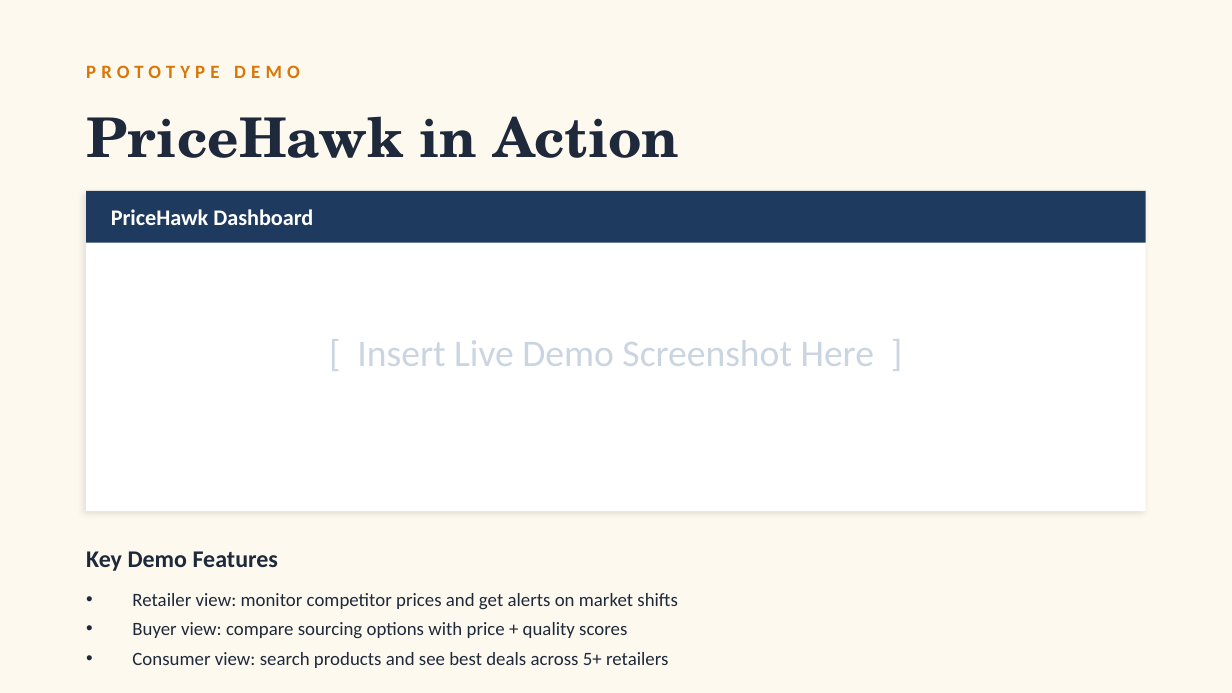
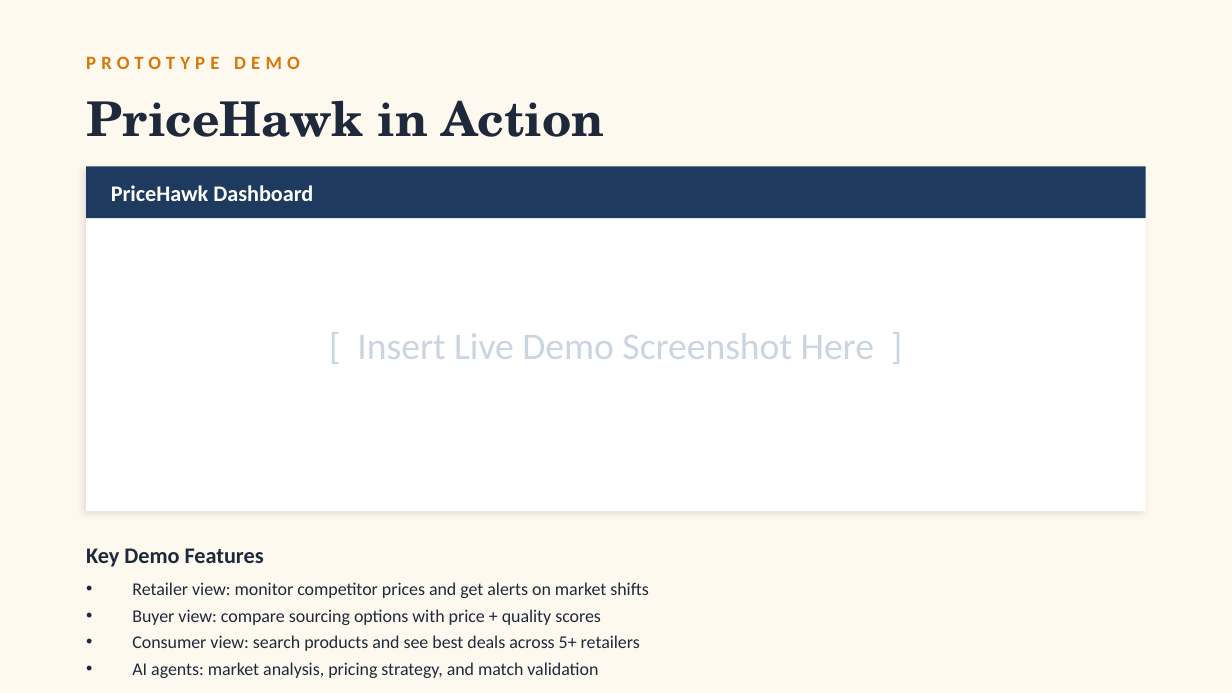
Before and after one commit to 7nova7/PriceWatch, a slide deck: slide 8 of PriceHawk_Presentation.pptx (slide 7 before the commit). Drawn at 1232x693 pixels with LibreOffice and Linux fonts; fonts in the diff are those of the drawing. Boxes give left, top, right and bottom in pixels: in the first picture for what was removed or moved away, otherwise in the second. Text is boxed around its words. In the diff, an @@ line names an element or a change of style, - is before the commit and + after.

```diff
--- a/PriceHawk_Presentation.pptx
+++ b/PriceHawk_Presentation.pptx
@@ text "PROTOTYPE DEMO": place and size @@
-text "PROTOTYPE DEMO" at box(86, 65, 300, 78)
+text "PROTOTYPE DEMO" at box(86, 56, 300, 69)
@@ text "PriceHawk in Action" at box(86, 100, 605, 137): size 32 to 28 pt @@
@@ rectangle: place and size @@
-rectangle at box(86, 191, 1146, 243)
+rectangle at box(86, 166, 1146, 218)
@@ rectangle: place and size @@
-rectangle at box(86, 191, 1146, 511)
+rectangle at box(86, 166, 1146, 511)
@@ text "PriceHawk Dashboard": place and size @@
-text "PriceHawk Dashboard" at box(111, 209, 313, 225)
+text "PriceHawk Dashboard" at box(111, 185, 313, 201)
@@ text "[ Insert Live Demo Screenshot ...": place and size @@
-text "[ Insert Live Demo Screenshot ..." at box(357, 340, 874, 366)
+text "[ Insert Live Demo Screenshot ..." at box(357, 333, 874, 359)
@@ text "Key Demo Features" at box(86, 548, 264, 567): size 14 to 13 pt @@
@@ text at box(132, 582, 648, 651): size 11 to 10.5 pt in "Retailer view: monitor competitor prices and get ...", "Buyer view: compare sourcing options with price ...", "Consumer view: search products and see best ..."; less space between paragraphs @@
@@ text at box(132, 662, 598, 678): paragraph added @@
+• AI agents: market analysis, pricing strategy, and match validation
```
Also in this commit, not shown: 2 slides added, 1 slide removed, 2 other files.
